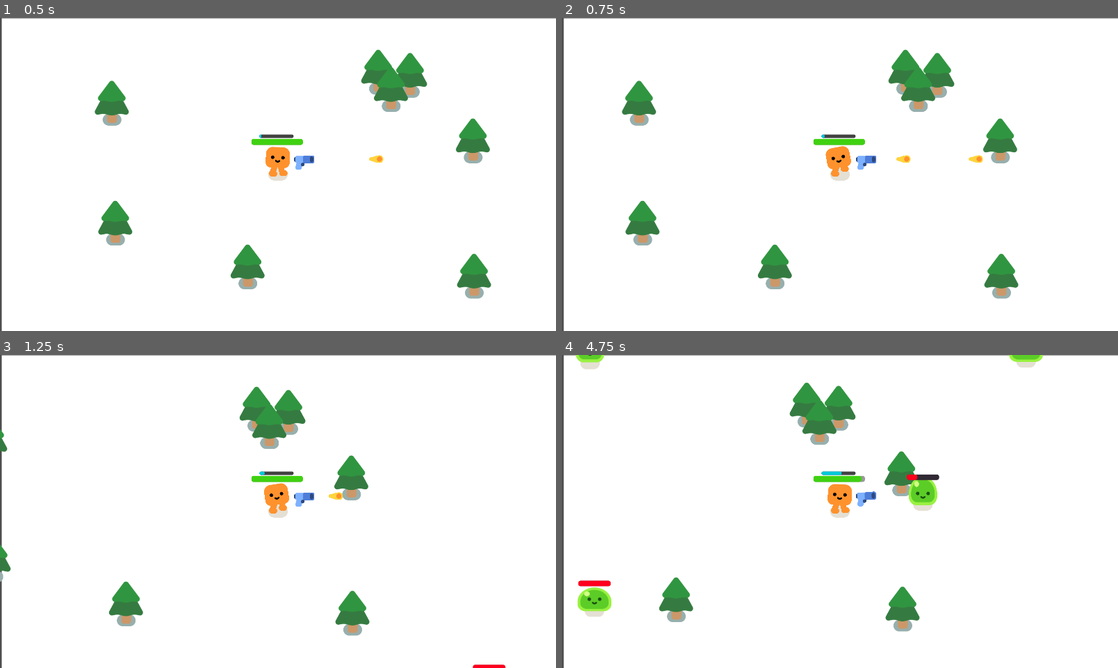
Above: before the commit, frames 1-4 (two rows, left to right).
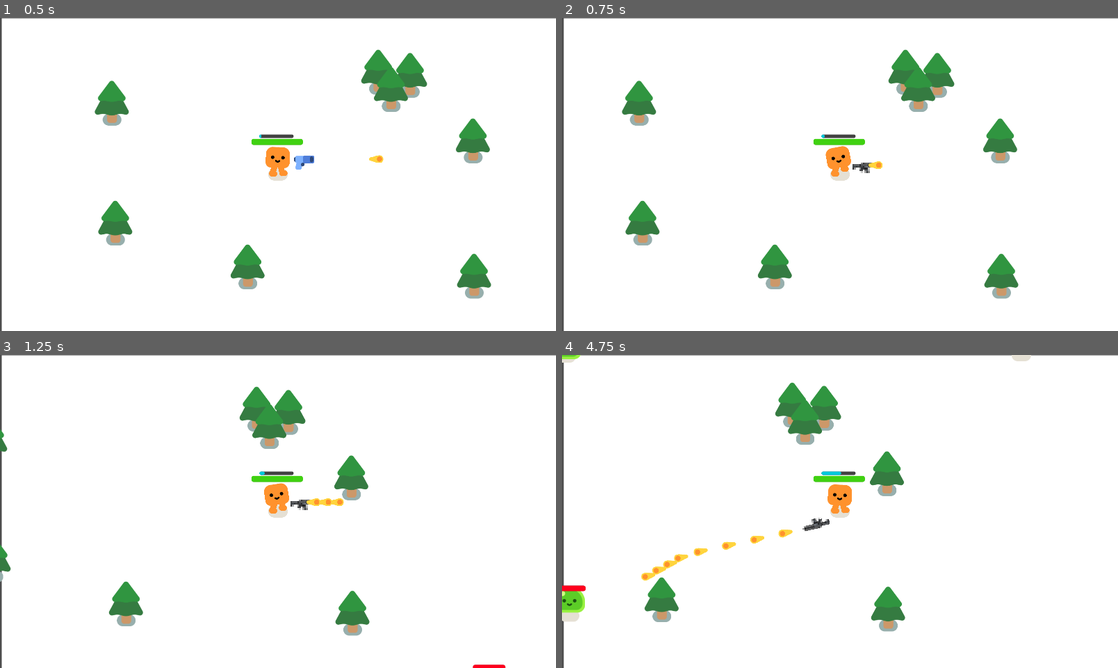
Above: after the commit, the same moments.

Repository: ViRUSv69/First-Game-Godot
Game: Godot game, scene res://game.tscn
The game is run twice, just before and just after one commit, with the same random seed, the same clock (stepped at 60 frames per second) and the same inputs.
Inputs (mouse positions are in pixels of both pictures, inside the frame that each line leads up to):
- Up to frame 1 (0.5 s): no input
- Up to frame 2 (0.75 s): tap Enter at 0.5 s; hold D (move_right) from 0.53 s (still down); tap K (change, bound only after the commit) at 0.6 s
- Up to frame 3 (1.25 s): keep holding D (move_right)
- Up to frame 4 (4.75 s): release D (move_right) at 1.28 s; hold S (move_down) 1.28-2.03 s; tap Space (attack) at 1.35, 3.6 s; tap K (change, bound only after the commit) at 1.55, 2.1, 2.85, 3.8 s; hold D (move_right) 2.03-2.78 s; hold W (move_up) 2.78-3.53 s; hold A (move_left) 3.53-4.25 s; tap Escape (pause) at 4.15 s; click (617, 533) at 4.25 s, where only the run after the commit has a clickable "Resume"

Frame 1 is identical in both runs. In frame 2, 0.3% of the frame differs, in the area x 52-76%, y 43-50%; in frame 3, 0.3%; in frame 4, 6.1%, in the area x 0-87%, y 0-89%.

Commit message:
0.2 Added Feature : Pause Menu Added Feature : New Gun (Rifle) New Game Mechanics : Able to Change In-Hand Gun Now By Pressing K Rewrite Feature : Background Video in GameOver Screen

Diff:
--- /dev/null
+++ b/Scripts/rifle.gd
@@ -0,0 +1,20 @@
+extends Area2D
+
+@export var DAMAGE = 0.5
+
+func _physics_process(delta):
+	var mobs_in_range= get_overlapping_bodies()
+	if mobs_in_range.size() > 0:
+		var target_mob = mobs_in_range.front()
+		look_at(target_mob.global_position)
+
+func shoot():
+	const BULLET = preload("res://bullet.tscn")
+	var new_bullet = BULLET.instantiate()
+	%RifleShootPoint.add_child(new_bullet)
+	new_bullet.global_position = %RifleShootPoint.global_position
+	new_bullet.global_rotation = %RifleShootPoint.global_rotation
+
+
+func _on_timer_timeout() -> void:
+	shoot()
--- a/bullet.gd
+++ b/bullet.gd
@@ -15,9 +15,6 @@
 	if travelled_distane > RANGE:
 		queue_free()
 
-
-
-
 func _on_body_entered(body) -> void:
 	queue_free()
 	var attack = Attack.new()
--- a/game.gd
+++ b/game.gd
@@ -1,4 +1,7 @@
 extends Node2D
+
+@onready var pause_menu = %PauseMenu
+var pause = false
 
 func spawn():
 	var new_mob = preload("res://mob.tscn").instantiate()
@@ -19,3 +22,17 @@
 func _on_health_spawner_timer_timeout() -> void:
 	health_spawn()
 	%HealthNotice.visible = true
+
+func _process(delta: float) -> void:
+	if Input.is_action_just_pressed("pause"):
+		pauseMenu()
+
+func pauseMenu():
+	if pause:
+		pause_menu.hide()
+		Engine.time_scale = 1
+	else:
+		pause_menu.show()
+		Engine.time_scale = 0
+
+	pause = !pause
--- a/game.tscn
+++ b/game.tscn
@@ -1,8 +1,9 @@
-[gd_scene load_steps=6 format=3 uid="uid://cfxd2ol8i41px"]
+[gd_scene load_steps=7 format=3 uid="uid://cfxd2ol8i41px"]
 
 [ext_resource type="Script" path="res://game.gd" id="1_i36l4"]
 [ext_resource type="PackedScene" uid="uid://btpqor03vcqio" path="res://player.tscn" id="1_xvohg"]
 [ext_resource type="PackedScene" uid="uid://bf4sad434wo2y" path="res://tree.tscn" id="2_1u4xu"]
+[ext_resource type="PackedScene" uid="uid://ctxfupuynog2w" path="res://scenes/pause_menu.tscn" id="4_6swxf"]
 
 [sub_resource type="Curve2D" id="Curve2D_hiecu"]
 _data = {
@@ -54,6 +55,14 @@
 
 [node name="Player" parent="." instance=ExtResource("1_xvohg")]
 position = Vector2(874, 478)
+
+[node name="PauseMenu" parent="Player" instance=ExtResource("4_6swxf")]
+unique_name_in_owner = true
+visible = false
+offset_left = -864.0
+offset_top = -30.0
+offset_right = -864.0
+offset_bottom = -30.0
 
 [node name="Tree" parent="." instance=ExtResource("2_1u4xu")]
 position = Vector2(312, 638)
--- a/game_over.tscn
+++ b/game_over.tscn
@@ -1,6 +1,9 @@
-[gd_scene load_steps=2 format=3 uid="uid://bch5kk3bheyh6"]
+[gd_scene load_steps=3 format=3 uid="uid://bch5kk3bheyh6"]
 
 [ext_resource type="Script" path="res://game_over.gd" id="1_byjtn"]
+
+[sub_resource type="VideoStreamTheora" id="VideoStreamTheora_1x38m"]
+file = "res://assets/game.ogg"
 
 [node name="GameOver" type="CanvasLayer"]
 script = ExtResource("1_byjtn")
@@ -11,7 +14,22 @@
 anchor_bottom = 1.0
 grow_horizontal = 2
 grow_vertical = 2
-color = Color(0.782555, 0.557138, 0.432399, 1)
+
+[node name="VideoStreamPlayer" type="VideoStreamPlayer" parent="ColorRect"]
+modulate = Color(0.298039, 0.298039, 0.298039, 0.788235)
+layout_mode = 1
+anchors_preset = 15
+anchor_right = 1.0
+anchor_bottom = 1.0
+offset_left = -8.0
+offset_top = -36.0
+offset_right = 8.0
+offset_bottom = 36.0
+grow_horizontal = 2
+grow_vertical = 2
+stream = SubResource("VideoStreamTheora_1x38m")
+autoplay = true
+loop = true
 
 [node name="Label" type="Label" parent="ColorRect"]
 layout_mode = 1
@@ -26,6 +44,7 @@
 offset_bottom = -73.0
 grow_horizontal = 2
 grow_vertical = 2
+theme_override_colors/font_color = Color(0, 0, 0, 1)
 theme_override_font_sizes/font_size = 131
 text = "GAME OVER"
 
--- a/player.gd
+++ b/player.gd
@@ -2,6 +2,14 @@
 
 signal health_finish
 var Player_Health = 100.0
+
+@onready var weapon: Node2D = get_node("Weaons")
+var current_weapon
+var num = 0
+
+func _ready() -> void:
+	current_weapon = weapon.get_child(num)
+	print(weapon.get_child_count()-1)
 
 func _physics_process(delta):
 	var direction = Input.get_vector("move_left","move_right","move_up","move_down")
@@ -41,3 +49,15 @@
 	%HealthNotice.visible = false
 	Player_Health += 50
 	%PlayerHealthBar.value = Player_Health
+
+func _process(delta: float) -> void:
+	if Input.is_action_just_pressed("change"):
+		num+=1
+		if num > weapon.get_child_count()-1:
+			num = 0
+		current_weapon.process_mode = Node.PROCESS_MODE_DISABLED
+		current_weapon.hide()
+
+		current_weapon = weapon.get_child(num)
+		current_weapon.process_mode = Node.PROCESS_MODE_INHERIT
+		current_weapon.show()
--- a/player.tscn
+++ b/player.tscn
@@ -1,8 +1,9 @@
-[gd_scene load_steps=11 format=3 uid="uid://btpqor03vcqio"]
+[gd_scene load_steps=12 format=3 uid="uid://btpqor03vcqio"]
 
 [ext_resource type="Script" path="res://player.gd" id="1_sctvx"]
 [ext_resource type="PackedScene" uid="uid://pbmyh1qru7p" path="res://characters/happy_boo/happy_boo.tscn" id="2_t8gcq"]
 [ext_resource type="PackedScene" uid="uid://bq5puth2fsruo" path="res://gun.tscn" id="3_n8v8g"]
+[ext_resource type="PackedScene" uid="uid://brpckfi6bu3rc" path="res://scenes/rifle.tscn" id="4_ua5ka"]
 
 [sub_resource type="CircleShape2D" id="CircleShape2D_fgo7d"]
 radius = 33.0
@@ -50,8 +51,14 @@
 
 [node name="Camera2D" type="Camera2D" parent="."]
 
-[node name="Gun" parent="." instance=ExtResource("3_n8v8g")]
+[node name="Weaons" type="Node2D" parent="."]
+
+[node name="Gun" parent="Weaons" instance=ExtResource("3_n8v8g")]
 position = Vector2(0, -18)
+
+[node name="Rifle" parent="Weaons" instance=ExtResource("4_ua5ka")]
+process_mode = 4
+visible = false
 
 [node name="Hurtbox" type="Area2D" parent="."]
 unique_name_in_owner = true
--- a/project.godot
+++ b/project.godot
@@ -125,6 +125,11 @@
 "events": [Object(InputEventKey,"resource_local_to_scene":false,"resource_name":"","device":-1,"window_id":0,"alt_press …(195 unchanged characters)…
 ]
 }
+change={
+"deadzone": 0.5,
+"events": [Object(InputEventKey,"resource_local_to_scene":false,"resource_name":"","device":-1,"window_id":0,"alt_pressed":false,"shift_pressed":false,"ctrl_pressed":false,"meta_pressed":false,"pressed":false,"keycode":0,"physical_keycode":75,"key_label":0,"unicode":107,"location":0,"echo":false,"script":null)
+]
+}
 
 [layer_names]
 
--- /dev/null
+++ b/scenes/pause_menu.gd
@@ -0,0 +1,9 @@
+extends Control
+
+
+func _on_resume_pressed() -> void:
+	%PauseMenu.hide()
+	Engine.time_scale = 1
+
+func _on_quit_pressed() -> void:
+	get_tree().quit()
--- /dev/null
+++ b/scenes/pause_menu.tscn
@@ -0,0 +1,44 @@
+[gd_scene load_steps=2 format=3 uid="uid://ctxfupuynog2w"]
+
+[ext_resource type="Script" path="res://scenes/pause_menu.gd" id="1_70eu4"]
+
+[node name="PauseMenu" type="Control"]
+layout_mode = 3
+anchors_preset = 4
+anchor_top = 0.5
+anchor_bottom = 0.5
+offset_left = 10.0
+offset_top = -45.0
+offset_right = 10.0
+offset_bottom = -45.0
+grow_vertical = 2
+scale = Vector2(2.48, 2.48)
+script = ExtResource("1_70eu4")
+
+[node name="MarginContainer" type="MarginContainer" parent="."]
+layout_mode = 0
+offset_right = 40.0
+offset_bottom = 40.0
+
+[node name="VBoxContainer" type="VBoxContainer" parent="MarginContainer"]
+layout_mode = 2
+
+[node name="Label" type="Label" parent="MarginContainer/VBoxContainer"]
+texture_filter = 1
+layout_mode = 2
+theme_override_colors/font_color = Color(0, 0, 0, 1)
+text = "PAUSED"
+horizontal_alignment = 1
+
+[node name="Resume" type="Button" parent="MarginContainer/VBoxContainer"]
+texture_filter = 1
+layout_mode = 2
+text = "Resume"
+
+[node name="Quit" type="Button" parent="MarginContainer/VBoxContainer"]
+texture_filter = 1
+layout_mode = 2
+text = "Quit"
+
+[connection signal="pressed" from="MarginContainer/VBoxContainer/Resume" to="." method="_on_resume_pressed"]
+[connection signal="pressed" from="MarginContainer/VBoxContainer/Quit" to="." method="_on_quit_pressed"]
--- /dev/null
+++ b/scenes/rifle.tscn
@@ -0,0 +1,33 @@
+[gd_scene load_steps=4 format=3 uid="uid://brpckfi6bu3rc"]
+
+[ext_resource type="Script" path="res://Scripts/rifle.gd" id="1_ldhe3"]
+[ext_resource type="Texture2D" uid="uid://cxiwds4emtusd" path="res://assets/assault-rifle.png" id="2_sup0u"]
+
+[sub_resource type="CircleShape2D" id="CircleShape2D_2hynp"]
+radius = 410.011
+
+[node name="Rifle" type="Area2D"]
+collision_layer = 0
+collision_mask = 2
+script = ExtResource("1_ldhe3")
+
+[node name="CollisionShape2D" type="CollisionShape2D" parent="."]
+shape = SubResource("CircleShape2D_2hynp")
+
+[node name="Weapon" type="Marker2D" parent="."]
+
+[node name="Rifle" type="Sprite2D" parent="Weapon"]
+texture_filter = 1
+position = Vector2(91, -23)
+scale = Vector2(6, 6)
+texture = ExtResource("2_sup0u")
+
+[node name="RifleShootPoint" type="Marker2D" parent="Weapon/Rifle"]
+unique_name_in_owner = true
+position = Vector2(6, -1.5)
+
+[node name="Timer" type="Timer" parent="."]
+wait_time = 0.1
+autostart = true
+
+[connection signal="timeout" from="Timer" to="." method="_on_timer_timeout"]
Binary file added: assets/assault-rifle.png
Not shown, added: assets/assault-rifle.png.import
Not shown, added: assets/game.ogg.import
Not shown, changed: .DS_Store
Not shown, added: Screen Recording 2024-08-18 at 2.56.27 PM.mov
Not shown, changed: assets/.DS_Store
Not shown, added: assets/game.ogg
Not shown, added: game.mov
